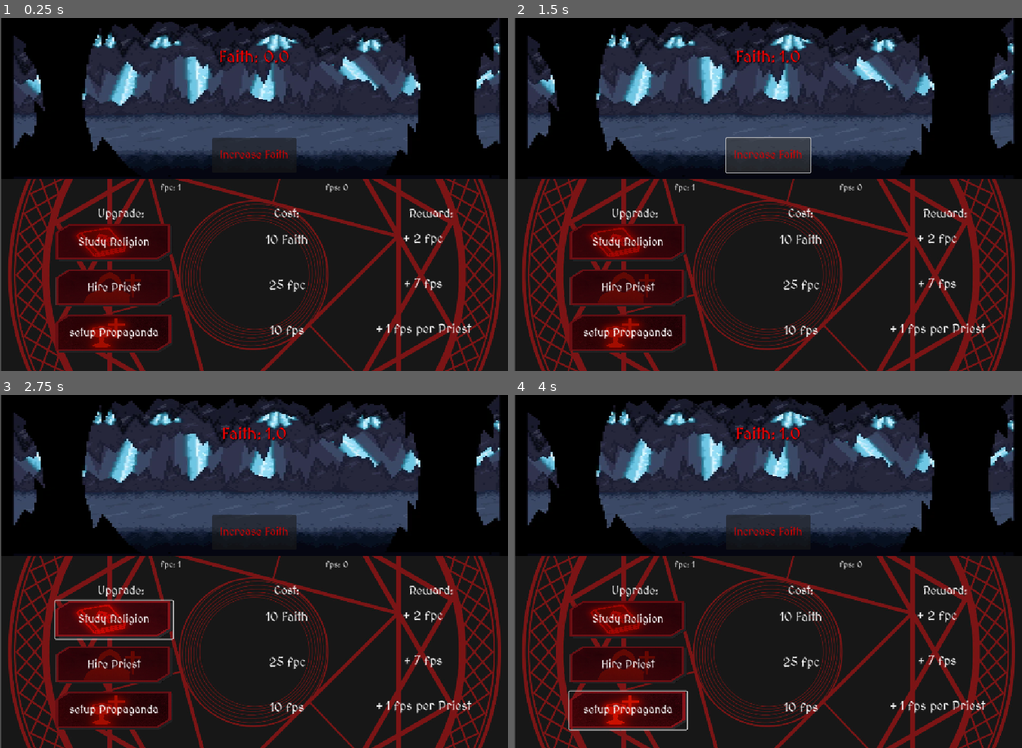
Above: before the commit, frames 1-4 (two rows, left to right).
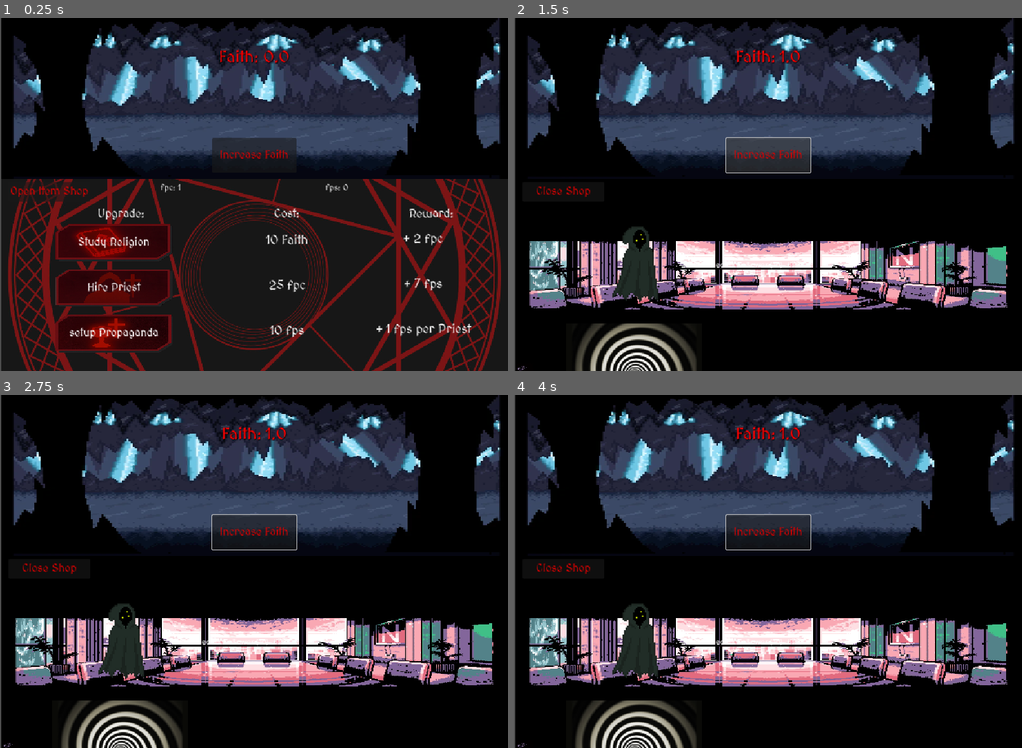
Above: after the commit, the same moments.

Repository: Anexoms/CultJam
Game: Godot game, scene res://main.tscn
Same seed, same stepped clock (60 frames per second), same inputs: the game is played once before the commit and once after it.
Inputs (mouse positions are in pixels of both pictures, inside the frame that each line leads up to):
- Up to frame 1 (0.25 s): no input
- Up to frame 2 (1.5 s): click (564, 190) at 0.5 s, where only the run after the commit has a clickable "Open Item Shop"; click "Increase Faith" at 1.25 s
- Up to frame 3 (2.75 s): click "Study Religion" at 2 s
- Up to frame 4 (4 s): click "Hire Priest" at 2.75 s; click "setup Propaganda" at 3.5 s

The runs differ from the first frame. In frame 1, 0.4% of the frame differs, in the area x 2-18%, y 46-53%; in frame 2, 32%; in frame 3, 33%; in frame 4, 33%, in the area x 0-99%, y 33-100%.
Error before the commit: Invalid access to property or key 'pressed' on a base object of type 'null instance'. (res://main.gd:61)

Commit message:
:wrench: fix not working itemlist in shop

Diff:
--- a/main.gd
+++ b/main.gd
@@ -45,10 +45,10 @@
 @onready var upgrade2CostLabel = $TextureRect/Upgrade2/Cost
 @onready var upgrade2RewardLabel = $TextureRect/Upgrade2/Reward
 
-@onready var shop_toggle_button = $ShopToggleButton
-@onready var shop_panel = $TextureRect
-@onready var close_button = $TextureRect/CloseButton
-@onready var shop_list = $TextureRect/ShopList
+@onready var shop_toggle_button = $TextureRect/ShopToggleButton
+@onready var shop_panel = $ShopTexture
+@onready var close_button = $ShopTexture/CloseButton
+@onready var shop_list = $ShopTexture/ShopList
 
 
 func _ready():
@@ -63,15 +63,16 @@
 	close_button.pressed.connect(hide_shop)
 
 	upgrades = [
-		UpgradeData.new("Recruit Follower", 10, 0.1, "fps", "Converts barista", "", func(): add_fps(0.1)),
-		UpgradeData.new("Propaganda Leaflets", 50, 1, "fpc", "Poorly xeroxed", "", func(): add_fpc(1)),
+		UpgradeData.new("Recruit Follower", 10, 0.1, "fps", "Converts barista", "res://assets/sprites/cultist.png", func(): add_fps(0.1)),
+		UpgradeData.new("Propaganda Leaflets", 50, 1, "fpc", "Poorly xeroxed", "res://assets/sprites/brainwash.png", func(): add_fpc(1)),
 		UpgradeData.new("Blood Ritual", 200, 2, "fps", "Faith is thicker than blood", "", func(): add_fps(2)),
-		UpgradeData.new("Dark Sermons", 500, 5, "fpc", "Void gospel", "", func(): add_fpc(5)),
+		UpgradeData.new("Dark Sermons", 500, 5, "fpc", "Void gospel", "res://assets/sprites/ritual.jpg", func(): add_fpc(5)),
 		UpgradeData.new("Hooded Acolytes", 1000, 10, "fps", "Creepy but efficient", "", func(): add_fps(10)),
-		UpgradeData.new("Mind Control", 5000, 50, "fps", "Tune in...", "", func(): add_fps(50)),
-		UpgradeData.new("Summon Demon", 10000, 100, "fpc", "Recruiter demon", "", func(): add_fpc(100)),
+		UpgradeData.new("Mind Control", 5000, 50, "fps", "Tune in...", "res:://assets/sprites/cosmic_horror.jpg", func(): add_fps(50)),
+		UpgradeData.new("Summon Demon", 10000, 100, "fpc", "Recruiter demon", "res://assets/sprites/demon.png", func(): add_fpc(100)),
 		UpgradeData.new("The Ascension", 50000, 0, "end", "Become All-Eye", "", func(): trigger_ending()),
 	]
+	create_shop_items()
 
 func _process(delta):
 	faith += faith_per_second * delta
@@ -156,22 +157,28 @@
 func create_shop_items():
 	for upgrade in upgrades:
 		var hbox = HBoxContainer.new()
-		hbox.custom_minimum_size = Vector2(0, 40)
+		hbox.custom_minimum_size = Vector2(10, 40)
 
 		var icon = TextureRect.new()
-		icon.texture = load(upgrade.icon_path)
+		var tex = load(upgrade.icon_path)
+		if tex == null:
+			push_error("Missing icon: %s" % upgrade.icon_path)
+		icon.texture = tex
 		icon.stretch_mode = TextureRect.STRETCH_KEEP_ASPECT_CENTERED
-		icon.custom_min_size = Vector2(32, 32)
+		icon.custom_minimum_size = Vector2(32, 32)
+		icon.size_flags_horizontal = Control.SIZE_SHRINK_CENTER
 		hbox.add_child(icon)
 
 		var label = Label.new()
 		label.text = "%s (%d) - %s" % [upgrade.name, int(upgrade.cost), upgrade.effect_type.to_upper()]
 		label.tooltip_text = upgrade.description
-		label.custom_min_size = Vector2(200, 0)
+		label.custom_minimum_size = Vector2(200, 0)
+		label.size_flags_horizontal = Control.SIZE_EXPAND_FILL
 		hbox.add_child(label)
 
 		var button = Button.new()
 		button.text = "Buy"
+		button.size_flags_horizontal = Control.SIZE_FILL
 		button.pressed.connect(func():
 			if faith >= upgrade.cost:
 				faith -= upgrade.cost
--- a/main.tscn
+++ b/main.tscn
@@ -7,6 +7,7 @@
 [ext_resource type="Texture2D" uid="uid://c1wl5nnos7drm" path="res://assets/sprites/StudyReligion.png" id="5_lquwl"]
 [ext_resource type="Texture2D" uid="uid://ckyjlb6ss1iua" path="res://assets/sprites/HirePriest.png" id="6_7mycd"]
 [ext_resource type="Texture2D" uid="uid://bxc6ec68wvyqd" path="res://assets/sprites/Propaganda.png" id="7_272bh"]
+[ext_resource type="Texture2D" uid="uid://dctqnj6y71na8" path="res://assets/sprites/background1.webp" id="8_5vw27"]
 
 [sub_resource type="StyleBoxTexture" id="StyleBoxTexture_7mycd"]
 texture = ExtResource("5_lquwl")
@@ -99,6 +100,24 @@
 expand_mode = 1
 stretch_mode = 6
 
+[node name="ShopToggleButton" type="Button" parent="TextureRect"]
+layout_mode = 1
+anchors_preset = -1
+anchor_right = 0.022
+anchor_bottom = 0.034
+offset_left = 17.0
+offset_top = 8.0
+offset_right = 172.382
+offset_bottom = 36.516
+theme_override_colors/font_hover_pressed_color = Color(0.87451, 0, 0, 1)
+theme_override_colors/font_hover_color = Color(0.87451, 0, 0, 1)
+theme_override_colors/font_color = Color(0.87451, 0, 0, 1)
+theme_override_colors/font_focus_color = Color(0.87451, 0, 0, 1)
+theme_override_colors/font_pressed_color = Color(0.87451, 0, 0, 1)
+theme_override_fonts/font = ExtResource("3_lquwl")
+theme_override_font_sizes/font_size = 24
+text = "Open Item Shop"
+
 [node name="fpc" type="Label" parent="TextureRect"]
 layout_mode = 0
 offset_left = 282.0
@@ -296,3 +315,37 @@
 text = "+ 1 fps per Priest"
 horizontal_alignment = 1
 vertical_alignment = 1
+
+[node name="ShopTexture" type="TextureRect" parent="."]
+layout_mode = 0
+offset_left = 1.0
+offset_top = 354.0
+offset_right = 1121.0
+offset_bottom = 780.0
+texture = ExtResource("8_5vw27")
+expand_mode = 1
+
+[node name="CloseButton" type="Button" parent="ShopTexture"]
+layout_mode = 1
+anchors_preset = -1
+anchor_right = 0.022
+anchor_bottom = 0.034
+offset_left = 17.0
+offset_top = 8.0
+offset_right = 172.382
+offset_bottom = 36.516
+theme_override_colors/font_hover_pressed_color = Color(0.87451, 0, 0, 1)
+theme_override_colors/font_hover_color = Color(0.87451, 0, 0, 1)
+theme_override_colors/font_color = Color(0.87451, 0, 0, 1)
+theme_override_colors/font_focus_color = Color(0.87451, 0, 0, 1)
+theme_override_colors/font_pressed_color = Color(0.87451, 0, 0, 1)
+theme_override_fonts/font = ExtResource("3_lquwl")
+theme_override_font_sizes/font_size = 24
+text = "Close Shop"
+
+[node name="ShopList" type="VBoxContainer" parent="ShopTexture"]
+layout_mode = 0
+offset_left = 113.0
+offset_top = 66.0
+offset_right = 1024.0
+offset_bottom = 374.0
Not shown: 1 places in main.tscn that only renumber resources
